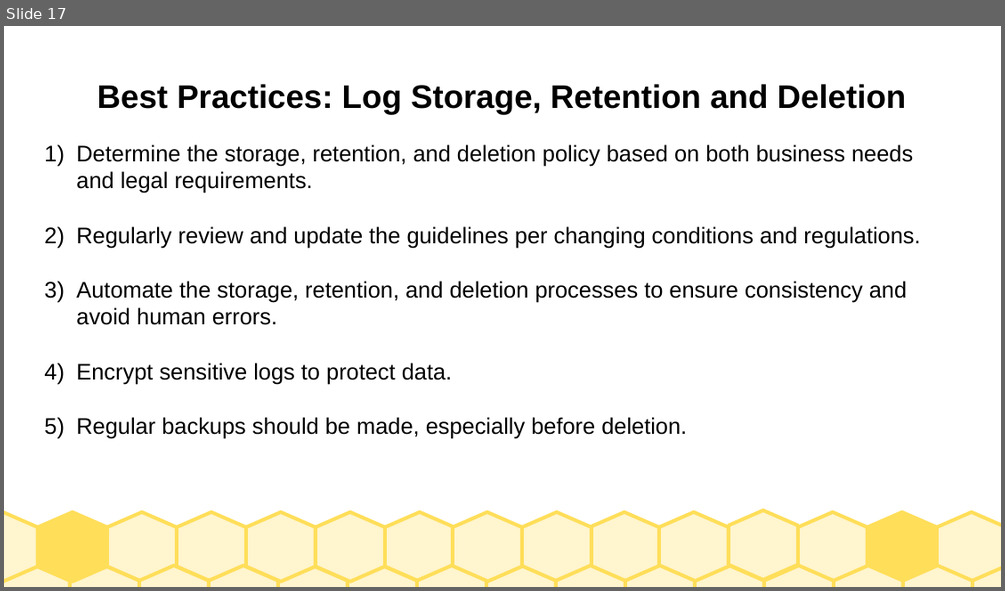
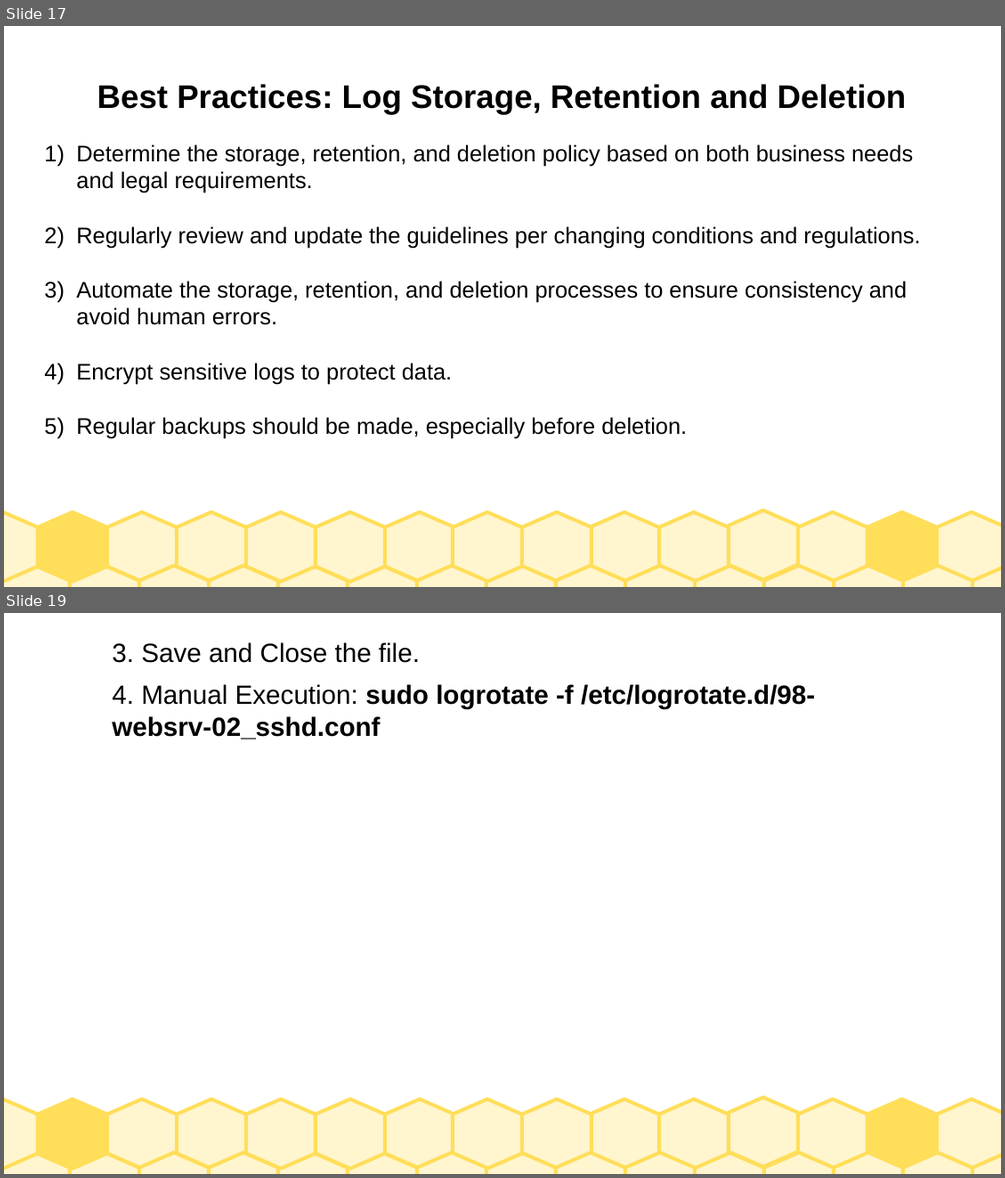
Before and after one commit to debrahnyatichi/TryHackMe, a slide deck: SOCLEVEL2/SOCLEVEL2.odp. Shown one above the other, each under a label of ours: slide 17 before the commit, slides 17 and 19 after it; the slides between them are not shown. The pictures are 1005x591 and 1005x1178 pixels, drawn with LibreOffice and Linux fonts; fonts in the diff are those of the drawing. Boxes give left, top, right and bottom in pixels: in the first picture for what was removed or moved away, otherwise in the second. Text is boxed around its words. In the diff, an @@ line names an element or a change of style, - is before the commit and + after.

```diff
--- a/SOCLEVEL2/SOCLEVEL2.odp
+++ b/SOCLEVEL2/SOCLEVEL2.odp
@@ slide 19 added at bbox=[4, 613, 1001, 1174], background #FFFFFF; not listed: 30 template elements that a slide beside it also shows @@
@@ text added at bbox=[112, 642, 815, 739], 21 pt, text #000000, bold @@
+  3. Save and Close the file.
+  4. Manual Execution: sudo logrotate -f /etc/logrotate.d/98-websrv-02_sshd.conf
```
Also in this commit, not shown: 1 slide changed, 5 other slides added, 1 slide removed, 2 other files.
